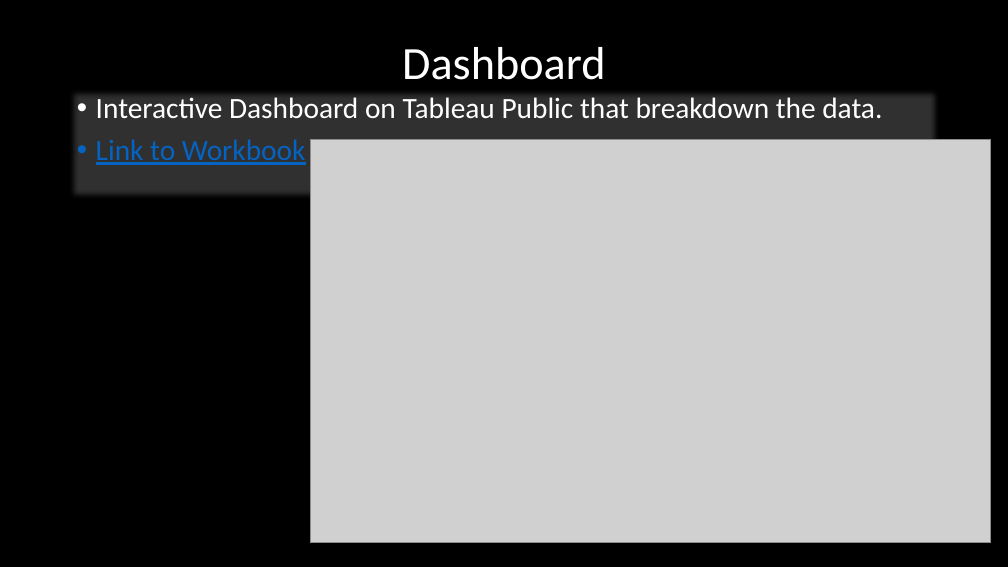
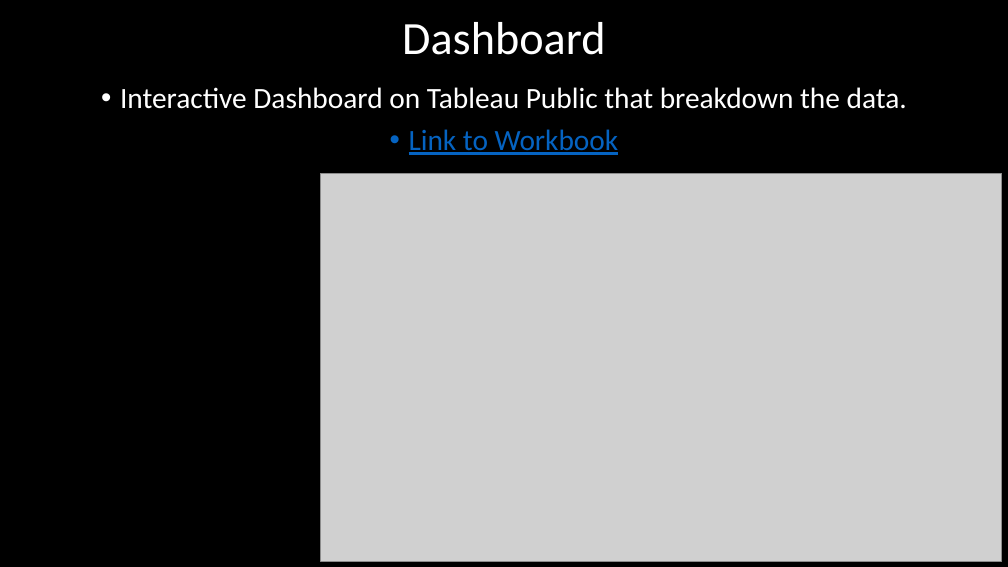
Before and after one commit to marveld21/Final-Project_Bass_Fishing_Analysis, a slide deck: slide 9 of Presentation.pptx (slide 8 before the commit). Drawn at 1008x567 pixels with LibreOffice and Linux fonts; fonts in the diff are those of the drawing; grey boxes stand for pictures; background and template pictures are left out. Boxes give left, top, right and bottom in pixels: in the first picture for what was removed or moved away, otherwise in the second. Text is boxed around its words. In the diff, an @@ line names an element or a change of style, - is before the commit and + after.

```diff
--- a/Presentation.pptx
+++ b/Presentation.pptx
@@ title "Dashboard": place and size @@
-title "Dashboard" at (402, 47, 605, 80)
+title "Dashboard" at (402, 22, 605, 55)
@@ text "Interactive Dashboard on Tableau Public ...": place and size @@
-text "Interactive Dashboard on Tableau Public ..." at (70, 89, 939, 199)
+text "Interactive Dashboard on Tableau Public ..." at (120, 87, 907, 155)
@@ text "Interactive Dashboard on Tableau Public ..." at (120, 87, 907, 155): alignment left to centre; fill #FFFFFF at 19% opacity to none @@
@@ picture: place and size @@
-picture at (310, 140, 991, 543)
+picture at (321, 173, 1001, 562)
```
Also in this commit, not shown: 6 other slides changed, 1 slide added.
